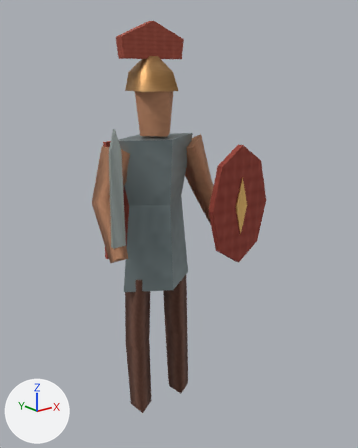
One commit to the glTF model prototype/assets/soldiers/officer_far.glb: the scene before it, then after it.
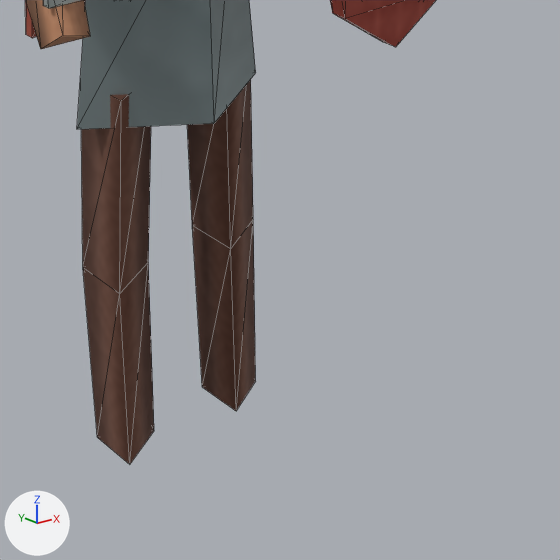
There are two pictures of each version: one whole from a camera (50 mm lens) standing at (-1.347, -1.857, 1.728) and looking at (0.11, -0.036, 0.999), one close up on the part from 27% to 83% of the width and 55% to 100% of the height. Arrows for +X, +Y and +Z are at lower left; the lights stay in place. The last two pictures show the newer version. The close-ups show mesh edges as thin lines. Vertices at exactly the same position are counted once.

The first close-up shows 'Officer_field_kit'.
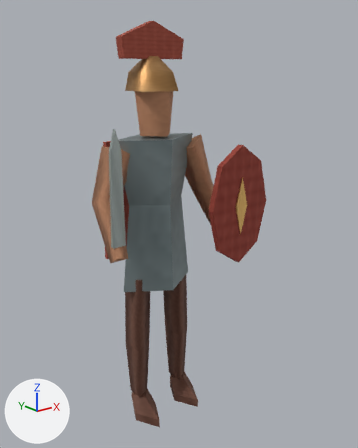
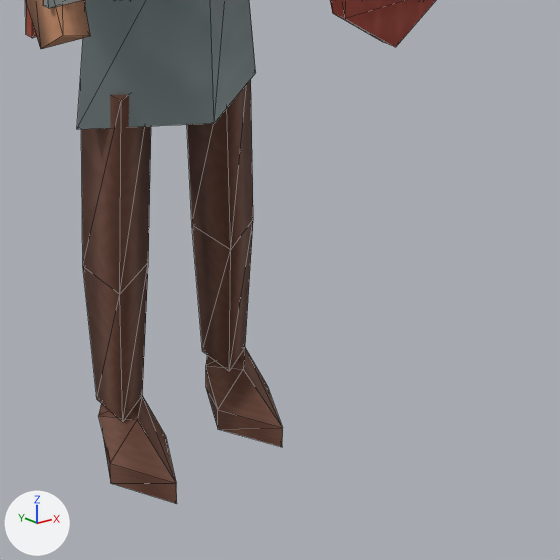
Location of each change, (x1, y1, x2, y2) in pixels of the close-ups (560 x 560 px):
'Officer_field_kit', reshaped
    before: (25, 0, 436, 464)
    after: (25, 0, 436, 504)
part 1 of me_officer_field_kit, reshaped
    before: (83, 220, 256, 464)
    after: (83, 220, 283, 504)

Diff of the bpy script that builds the scene:
```diff
--- a/prototype/assets/soldiers/officer_far.glb.py
+++ b/prototype/assets/soldiers/officer_far.glb.py
@@ me_officer_field_kit @@
 # used by ob_officer_field_kit; location = (0.0, 0.0, 0.0)
-me_officer_field_kit.from_pydata(...)  # 123 vertices, 198 faces; spans x -0.34..0.5, y -0.26..0.21, z 0.04..1.92
+me_officer_field_kit.from_pydata(...)  # 146 vertices, 238 faces; spans x -0.34..0.5, y -0.26..0.21, z 0.01..1.92
+# me_officer_field_kit part 1
+# 1 vertex is removed from x 0.19, y -0.02, z 0.05
+# 4 faces are deleted
+# 5 vertices move from x -0.16..0.09, y -0.07..0.04, z 0.04..0.05 to x -0.15..0.1, y -0.04..0.04, z 0.12
+# 16 vertices are added at x -0.19..0.19, y -0.17..0.06, z 0.01..0.12
+# 8 new vertices lie (0.0, 0.0, 0.04) away from vertices in x -0.19..0.19, y -0.17..0.06, z 0.01
+# 44 new faces join them
 me_officer_field_kit.materials.append(mat_field_company_woven_atlas)
```
